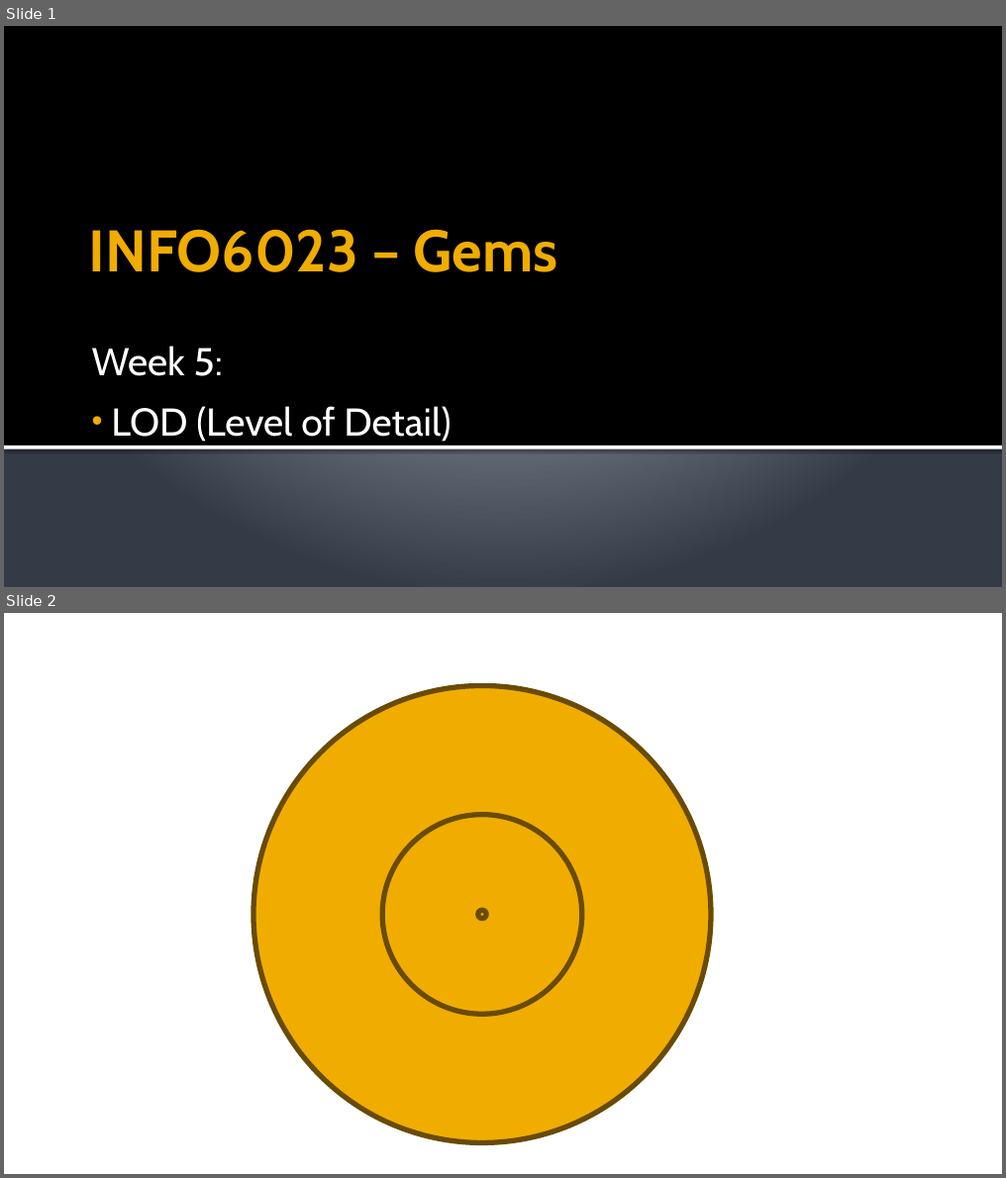
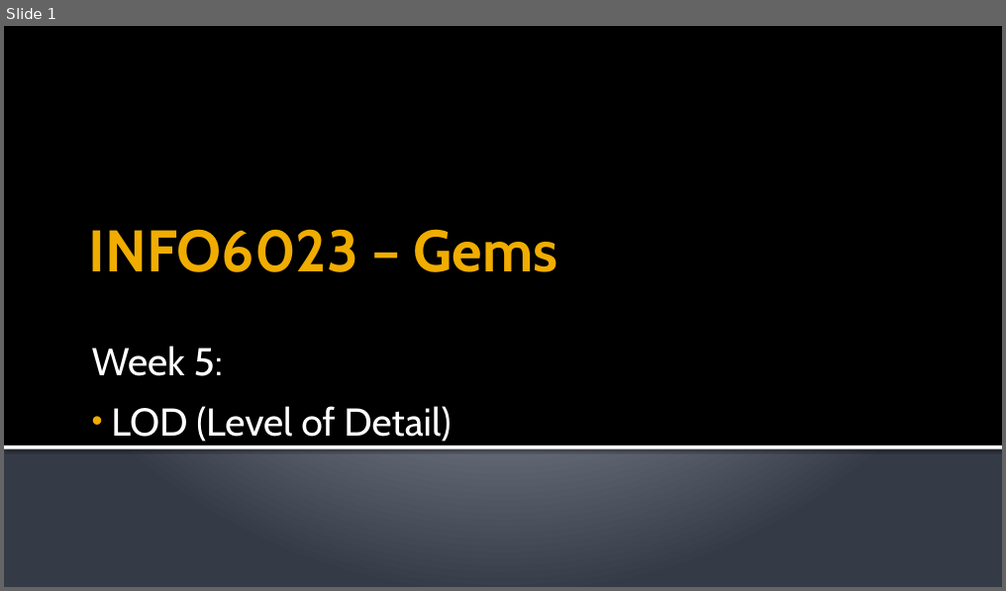
Before and after one commit to FeeneyCodes/GDP202324, a slide deck: 6023_Gems/D2D/W06_LOD_1/6023_W06_LOD_part_1.pptx. Shown one above the other, each under a label of ours: slides 1 and 2 before the commit, slide 1 after it. The pictures are 1006x1178 and 1006x591 pixels, drawn with LibreOffice and Linux fonts; fonts in the diff are those of the drawing. Boxes give left, top, right and bottom in pixels: in the first picture for what was removed or moved away, otherwise in the second. Text is boxed around its words. In the diff, an @@ line names an element or a change of style, - is before the commit and + after.

```diff
--- a/6023_Gems/D2D/W06_LOD_1/6023_W06_LOD_part_1.pptx
+++ b/6023_Gems/D2D/W06_LOD_1/6023_W06_LOD_part_1.pptx
@@ slide 2 removed at [4,613,1002,1174], background #FFFFFF @@
@@ ellipse removed at [253,686,711,1143] @@
@@ ellipse removed at [382,815,582,1014] @@
@@ ellipse removed at [478,910,486,918] @@
```
Also in this commit, not shown: 5 slides added, 11 other files.
